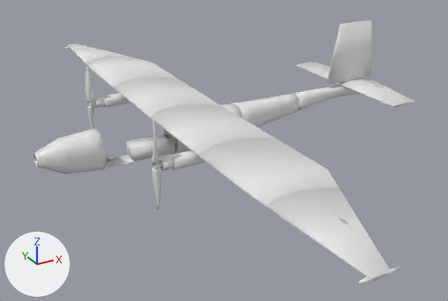
The glTF model docs/demo/data/step/3.glb, before and after one commit.
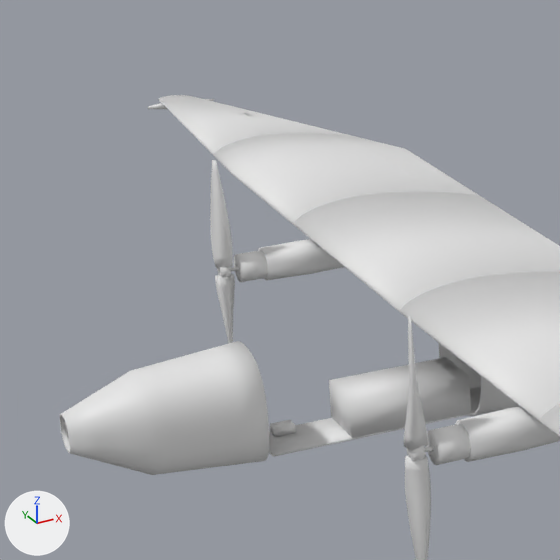
Old and new are each drawn whole from a 50 mm camera at (-0.327, -1.785, 0.746) aimed at (0.619, -0.064, -0.115) and again close up on the part from 3% to 46% of the width and 4% to 68% of the height. Lighting does not change. The marker at lower left points along +X, +Y and +Z. The first two pictures are the older version.

Before the edit, the objects in view are built like this:
```python
me_battery = bpy.data.meshes.new('battery')
me_battery.from_pydata(...)  # a box spanning x 0.3025..0.4475, y -0.033..0.033, z -0.0991..-0.0531
me_motor_l = bpy.data.meshes.new('motor_L')
me_motor_l.from_pydata(...)  # a 32-sided cylinder along x spanning x 0.288..0.32, y -0.3175..-0.2825, z -0.0159..0.0191; a 16-sided cylinder along x spanning x 0.2761..0.2881, y -0.3025..-0.2975, z -0.0009..0.0041
me_wing_r2 = bpy.data.meshes.new('wing_R2')
me_wing_r2.from_pydata(...)  # 237 vertices, 470 faces; spans x 0.38..0.575, y 0.35..0.7, z 0.023..0.056
ob_battery = bpy.data.objects.new('battery', me_battery)
ob_battery.location = (0.0, 0.0, 0.0)
ob_motor_l = bpy.data.objects.new('motor_L', me_motor_l)
ob_motor_l.location = (0.0, 0.0, 0.0)
ob_wing_r2 = bpy.data.objects.new('wing_R2', me_wing_r2)
ob_wing_r2.location = (0.0, 0.0, 0.0)
# also in view: 'motor_R' at (0.298, 0.3, 0.002); 'wing_L1' at (0.51, -0.175, 0.037); 'wing_R3' at (0.465, 0.873, 0.04); 'fuse1' at (0.1, 0.0, -0.045); 'prop_R' at (0.27, 0.3, 0.002)
```
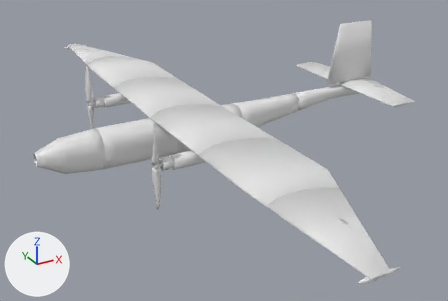
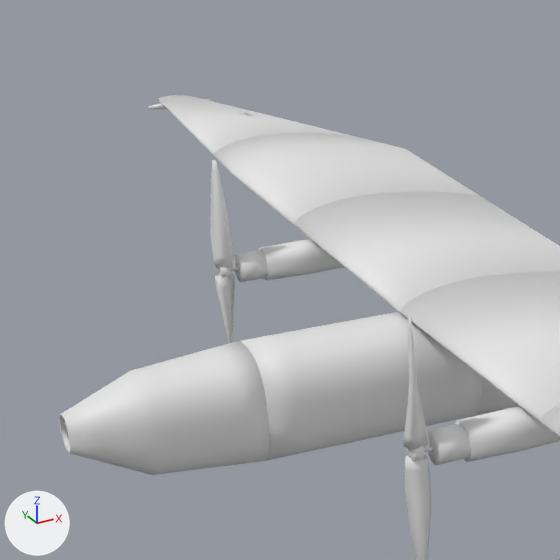
Where the change shows, as pixel boxes (x1, y1, x2, y2) in the close-ups (560 x 560 px):
'fuse2', added
    after: (240, 312, 482, 461)
'battery', unchanged, covered by the edit
    before: (329, 357, 471, 438)
'tray', unchanged, covered by the edit
    before: (269, 387, 481, 457)

The change in detail:
Mesh me_fuse2 is new.
It has 768 vertices, 1536 faces and spans x 0.2..0.45, y -0.06..0.06, z -0.11..0.02.
Object 'fuse2' (ob_fuse2) is new; it shows me_fuse2.
Its location is (0.0, 0.0, 0.0).
